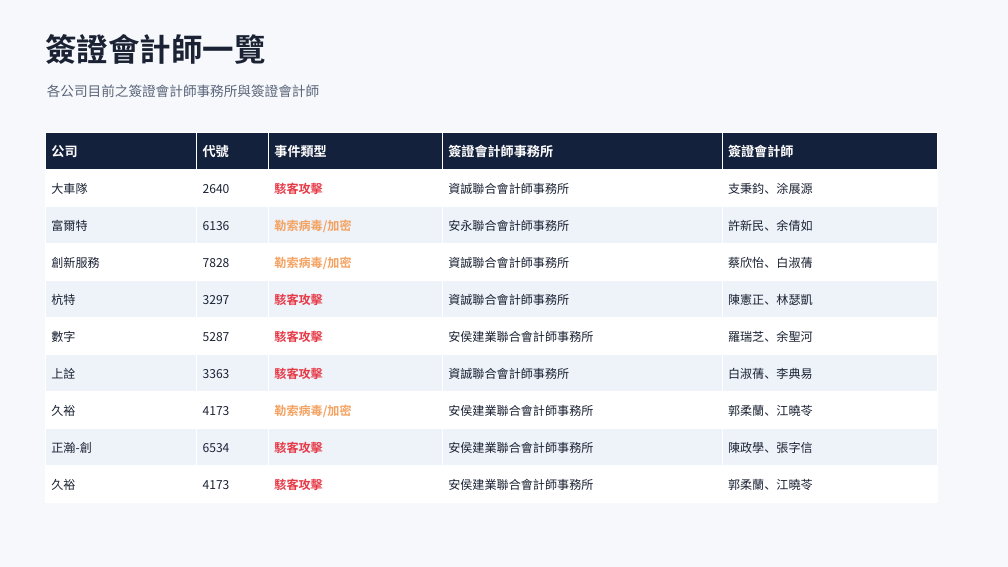
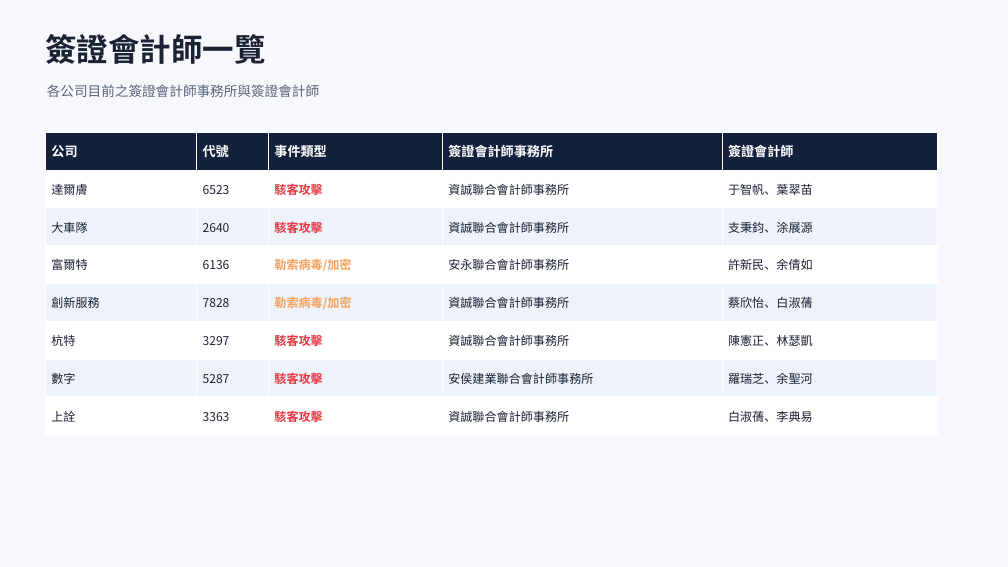
Before and after one commit to Johnnylin77/mops-isec-monitor, a slide deck: slide 4 of 資安事件因應分析.pptx. Drawn at 1008x567 pixels with LibreOffice and Linux fonts; fonts in the diff are those of the drawing. Boxes give left, top, right and bottom in pixels: in the first picture for what was removed or moved away, otherwise in the second. Text is boxed around its words. In the diff, an @@ line names an element or a change of style, - is before the commit and + after.

```diff
--- a/資安事件因應分析.pptx
+++ b/資安事件因應分析.pptx
@@ table at box(45, 132, 938, 435) @@
+row 2: 達爾膚 | 6523 | 駭客攻擊 | 資誠聯合會計師事務所 | 于智帆、葉翠苗
-row 8: 久裕 | 4173 | 勒索病毒/加密 | 安侯建業聯合會計師事務所 | 郭柔蘭、江曉苓
-row 9: 正瀚-創 | 6534 | 駭客攻擊 | 安侯建業聯合會計師事務所 | 陳政學、張字信
-row 10: 久裕 | 4173 | 駭客攻擊 | 安侯建業聯合會計師事務所 | 郭柔蘭、江曉苓
```
Also in this commit, not shown: 5 other slides changed, 1 slide removed, 2 other files.
